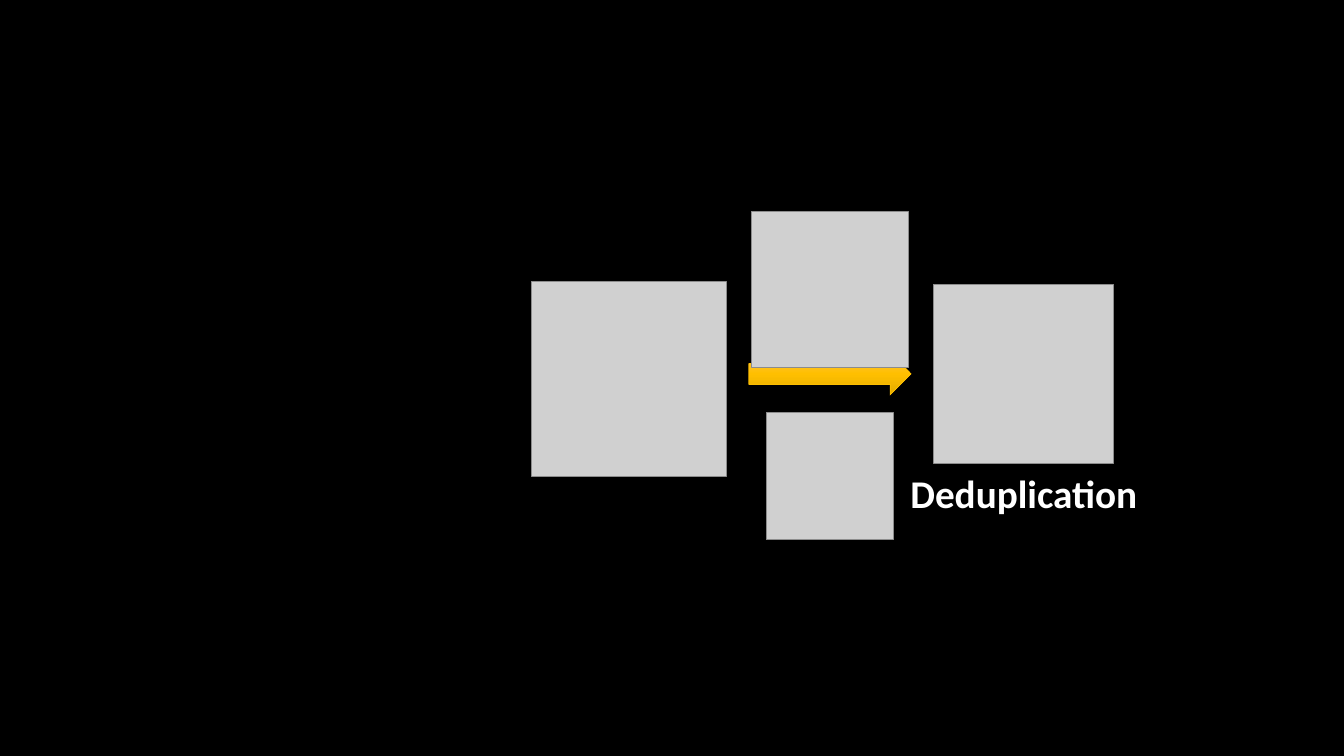
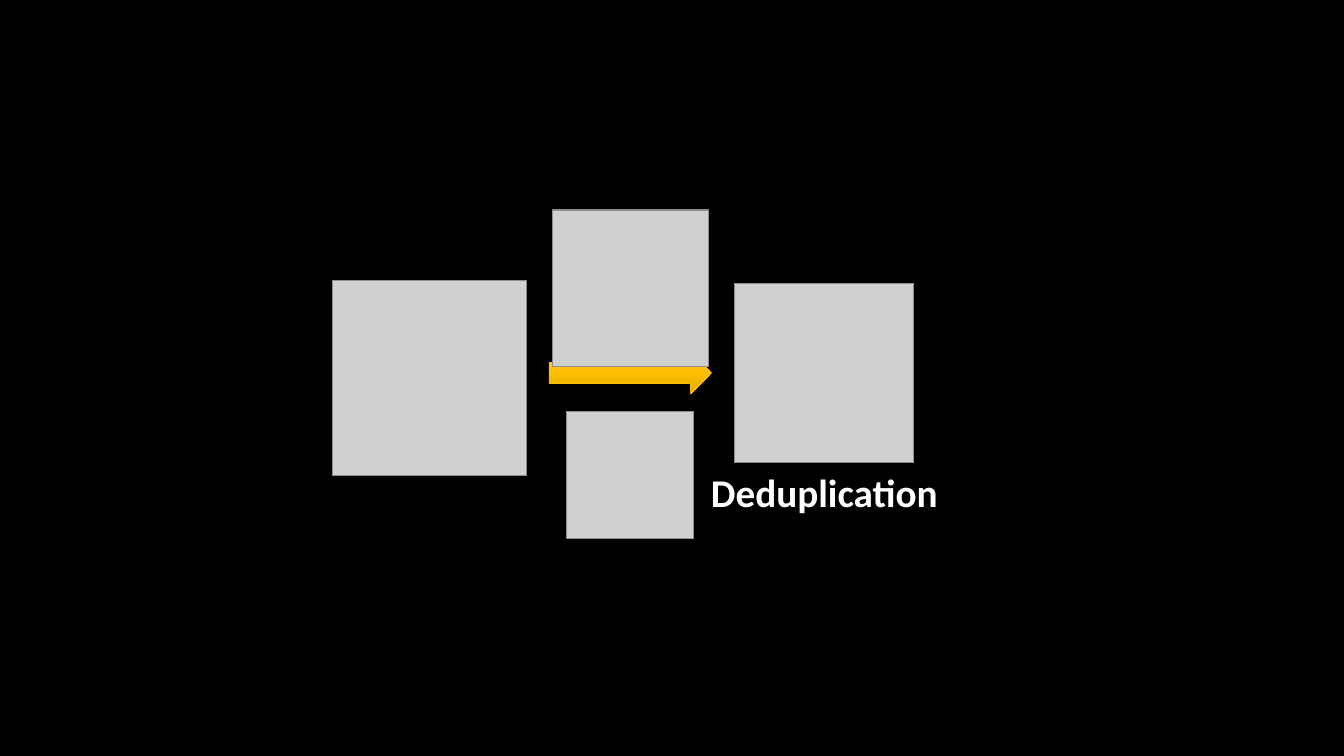
Before and after one commit to SzymonPobiega/EventDrivenServices, a slide deck: slide 35 of docs/images.pptx (slide 34 before the commit). Drawn at 1344x756 pixels with LibreOffice and Linux fonts; fonts in the diff are those of the drawing; grey boxes stand for pictures. Boxes give left, top, right and bottom in pixels: in the first picture for what was removed or moved away, otherwise in the second. Text is boxed around its words. In the diff, an @@ line names an element or a change of style, - is before the commit and + after.

```diff
--- a/docs/images.pptx
+++ b/docs/images.pptx
@@ 3 pictures, 1 text, 1 right arrow: place and size @@
-3 pictures, 1 text, 1 right arrow at (531, 211, 1137, 514)
+3 pictures, 1 text, 1 right arrow at (333, 210, 938, 513)
@@ picture added at (567, 412, 694, 539) @@
@@ picture removed at (766, 413, 893, 540) @@
```
Also in this commit, not shown: 4 other slides changed, 4 slides added, 2 slides removed, 17 other files.
